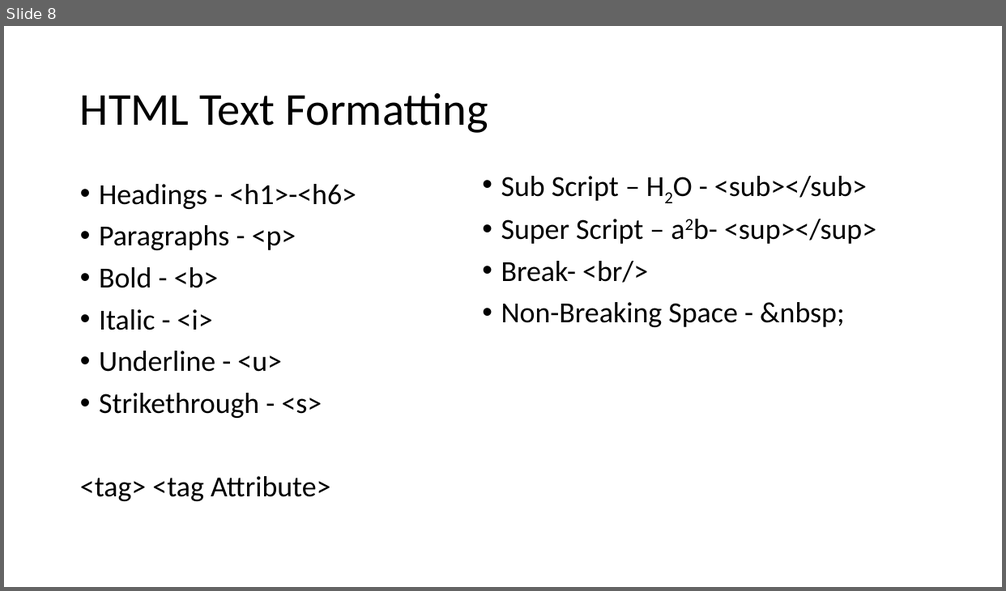
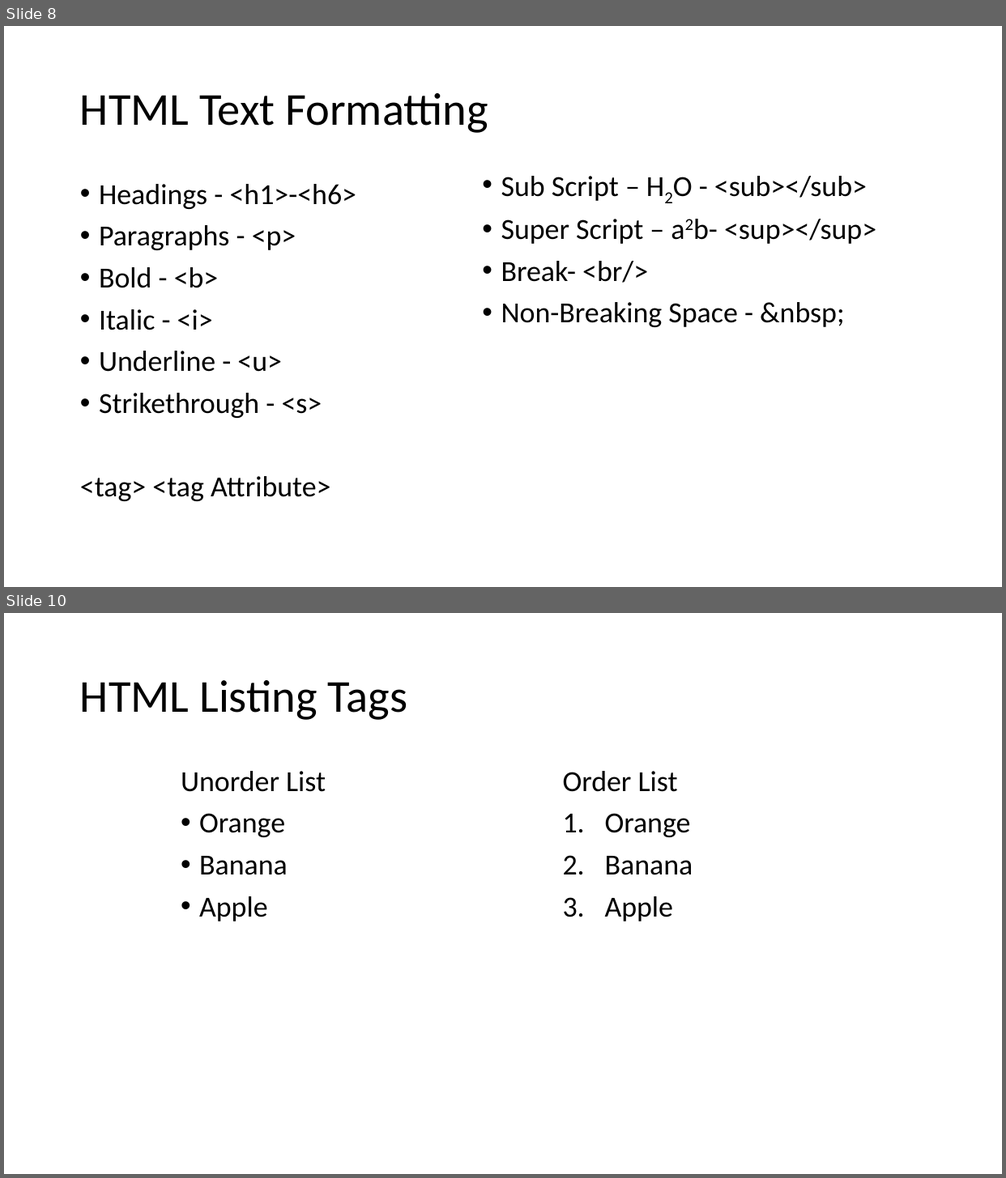
Before and after one commit to PiyushChaturvedii/Batch04, a slide deck: HTML.pptx. Shown one above the other, each under a label of ours: slide 8 before the commit, slides 8 and 10 after it; the slides between them are not shown. The pictures are 1006x591 and 1006x1178 pixels, drawn with LibreOffice and Linux fonts; fonts in the diff are those of the drawing. Boxes give left, top, right and bottom in pixels: in the first picture for what was removed or moved away, otherwise in the second. Text is boxed around its words. In the diff, an @@ line names an element or a change of style, - is before the commit and + after.

Commit message:
description_list

```diff
--- a/HTML.pptx
+++ b/HTML.pptx
@@ slide 10 added at <box>4,613,1002,1174</box>, background #FFFFFF @@
@@ title added at <box>80,680,408,720</box>, 44 pt, text #000000 @@
+HTML Listing Tags
@@ text added at <box>181,771,326,922</box>, 28 pt, text #000000 @@
+Unorder List
+• Orange
+• Banana
+• Apple
@@ text added at <box>563,771,693,922</box>, 28 pt, text #000000 @@
+Order List
+1. Orange
+2. Banana
+3. Apple
```
Also in this commit, not shown: 2 other slides added, 3 other files.
